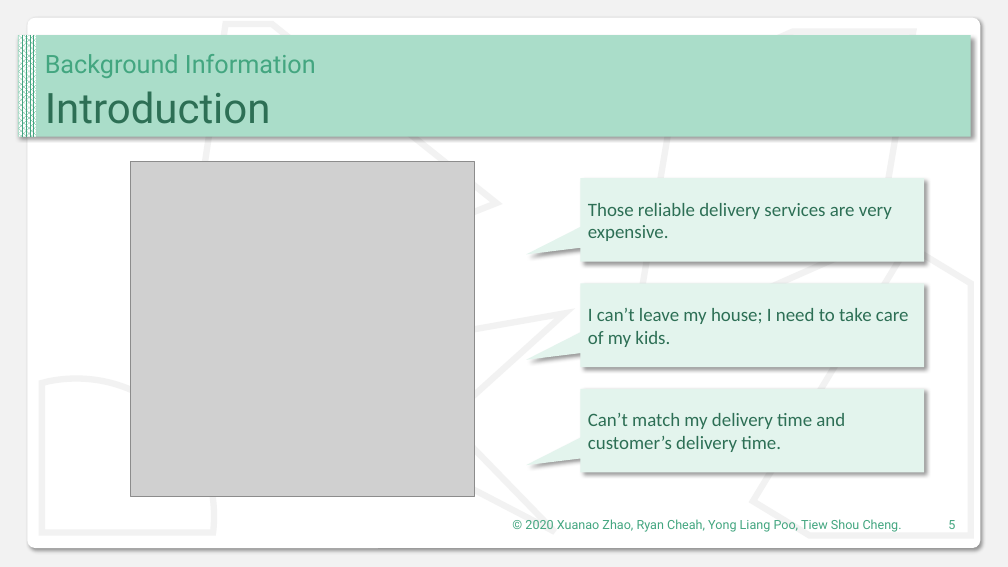
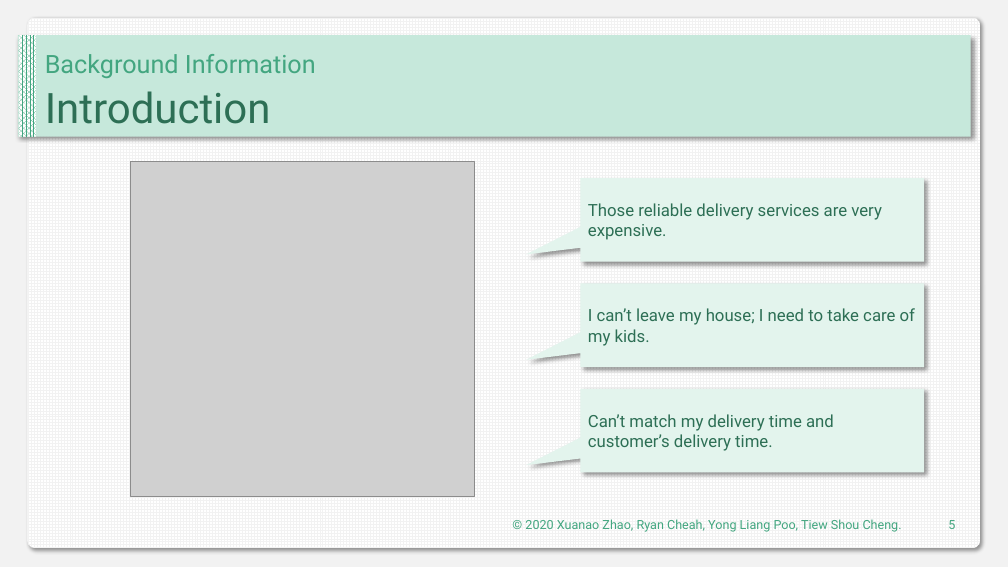
Before and after one commit to DIT202003G1/SAD-Assignment, a slide deck: slide 5 of Presentaion.pptx. Drawn at 1008x567 pixels with LibreOffice and Linux fonts; fonts in the diff are those of the drawing; grey boxes stand for pictures. Boxes give left, top, right and bottom in pixels: in the first picture for what was removed or moved away, otherwise in the second. Text is boxed around its words. In the diff, an @@ line names an element or a change of style, - is before the commit and + after.

```diff
--- a/Presentaion.pptx
+++ b/Presentaion.pptx
@@ rounded rectangle at (27, 17, 981, 547): fill #FFFFFF to pattern #F2F2F2 on #FFFFFF @@
@@ freeform shape removed at (180, 24, 496, 329) @@
@@ rectangle at (18, 36, 972, 137): fill #AADDC9 to #C6E8DB @@
@@ freeform shape removed at (632, 32, 913, 349) @@
@@ freeform shape removed at (753, 246, 971, 536) @@
@@ size 18 to 16 pt, font Calibri to Roboto in 3 elements at (581, 178, 924, 262), (581, 284, 924, 368), (581, 389, 924, 473) @@
```
Also in this commit, not shown: 9 other slides changed, 13 slides added.
